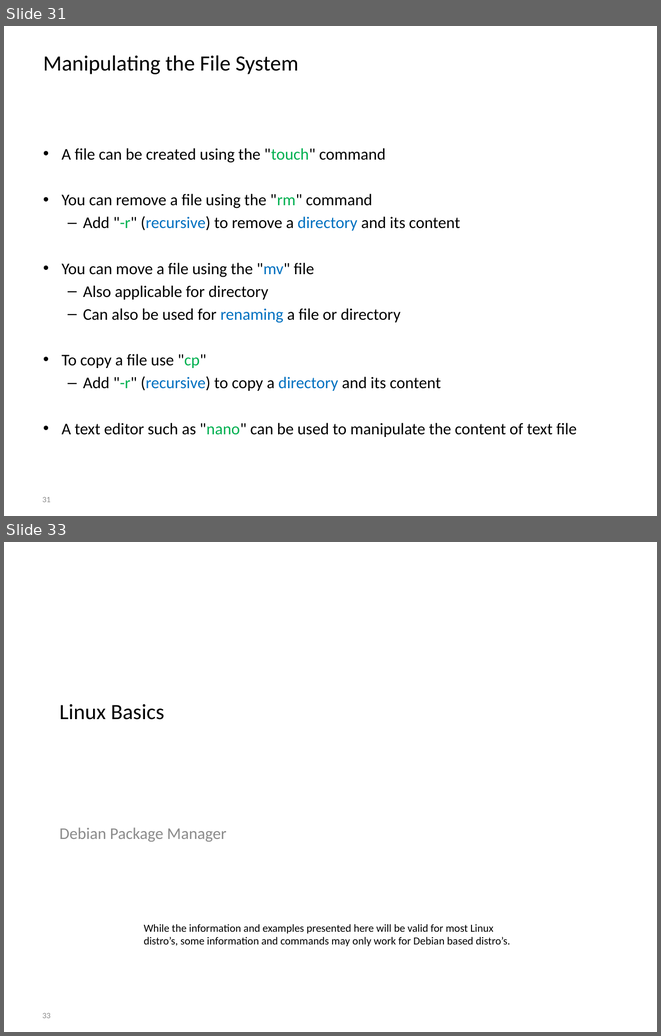
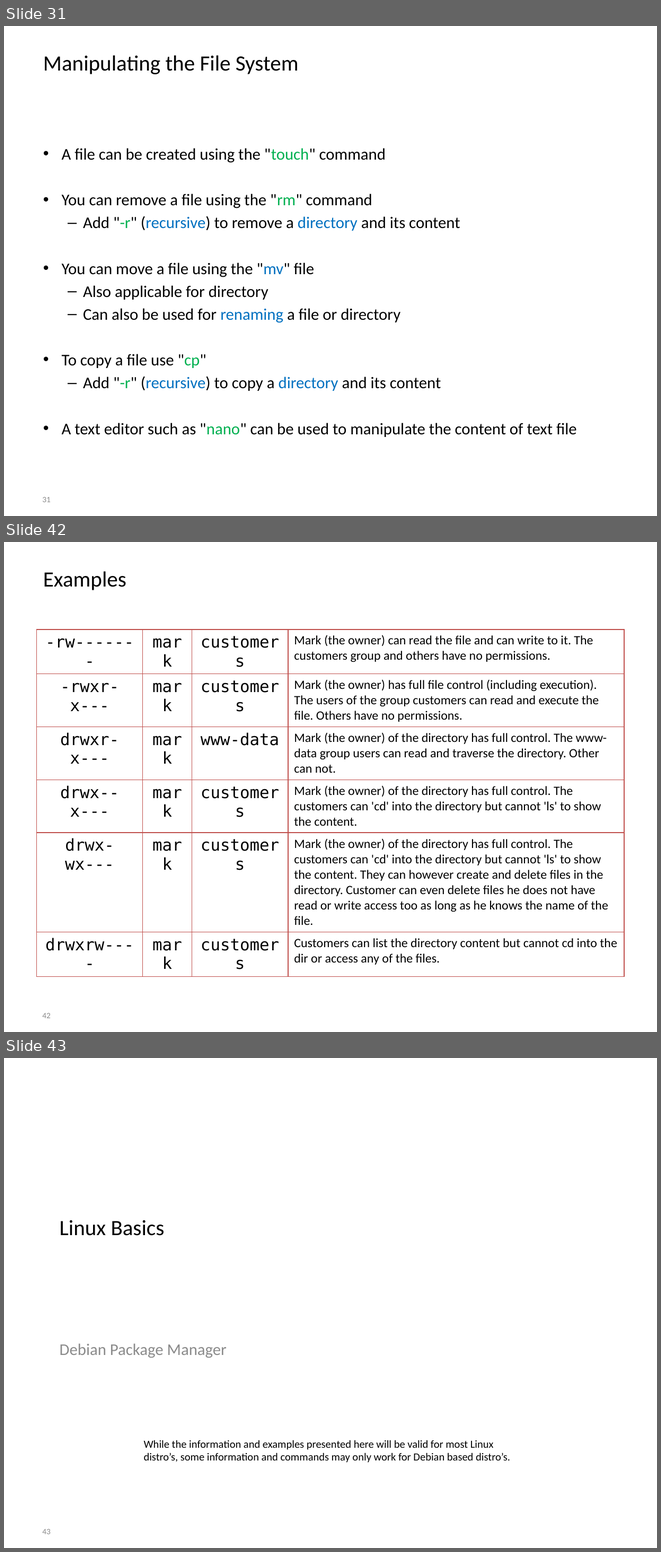
Before and after one commit to BioBoost/multimediatechnieken, a slide deck: slides/introduction_to_linux.pptx. Shown one above the other, each under a label of ours: slides 31 and 33 before the commit, slides 31, 42 and 43 after it; the slides between them are not shown. The pictures are 661x1036 and 661x1552 pixels, drawn with LibreOffice and Linux fonts; fonts in the diff are those of the drawing; background and template pictures are left out. Boxes give left, top, right and bottom in pixels: in the first picture for what was removed or moved away, otherwise in the second. Text is boxed around its words. In the diff, an @@ line names an element or a change of style, - is before the commit and + after.

Commit message:
Slides and course on linux file permissions

```diff
--- a/slides/introduction_to_linux.pptx
+++ b/slides/introduction_to_linux.pptx
@@ slide 42 added at (x1=4, y1=542, x2=657, y2=1032), background picture (left out) @@
@@ title added at (x1=43, y1=571, x2=126, y2=590), 24 pt, text #000000 @@
+Examples
@@ table added at (x1=37, y1=629, x2=624, y2=967), 6 rows, 4 columns @@
+-rw------- | mark | customers | Mark (the owner) can read the file and can write to it. The customers group and others have no permissions.
+-rwxr-x--- | mark | customers | Mark (the owner) has full file control (including execution). The users of the group customers can read and execute the file. Others have no permissions.
+drwxr-x--- | mark | www-data | Mark (the owner) of the directory has full control. The www-data group users can read and traverse the directory. Other can not.
+drwx--x--- | mark | customers | Mark (the owner) of the directory has full control. The customers can 'cd' into the directory but cannot 'ls' to show the content.
+drwx-wx--- | mark | customers | Mark (the owner) of the directory has full control. The customers can 'cd' into the directory but cannot 'ls' to show the content. They can however create and delete files in the directory. Customer can even delete files he does not have read or write access too as long as he knows the name of the file.
+drwxrw---- | mark | customers | Customers can list the directory content but cannot cd into the dir or access any of the files.
@@ page number added at (x1=42, y1=1013, x2=51, y2=1018), 9 pt, text #8C8C8C @@
+42
@@ what was slide 33 is now slide 43 @@
@@ page number at (x1=42, y1=1529, x2=51, y2=1534): text changed @@
-33
+43
```
Also in this commit, not shown: 1 slide changed, 9 other slides added, 1 other file.
